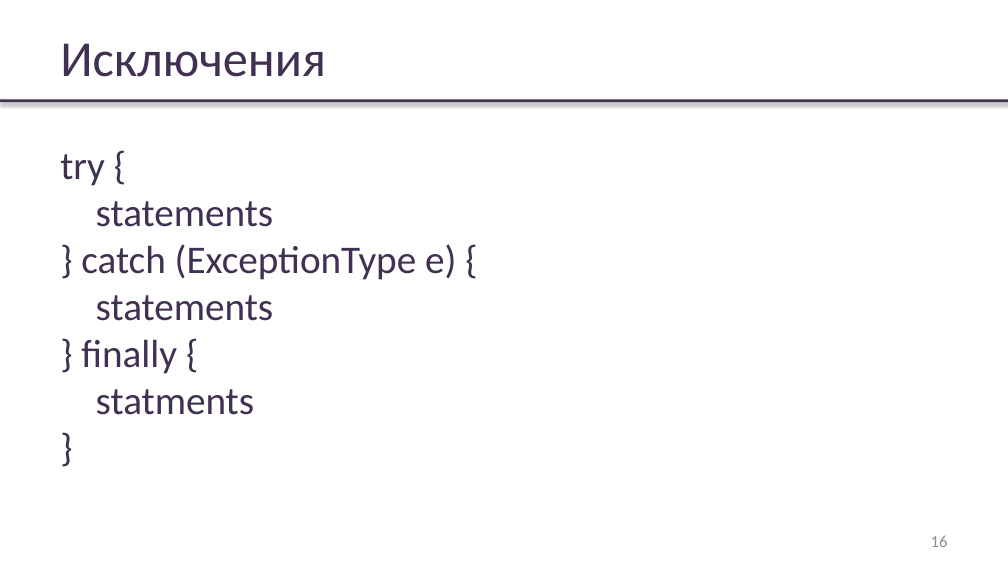
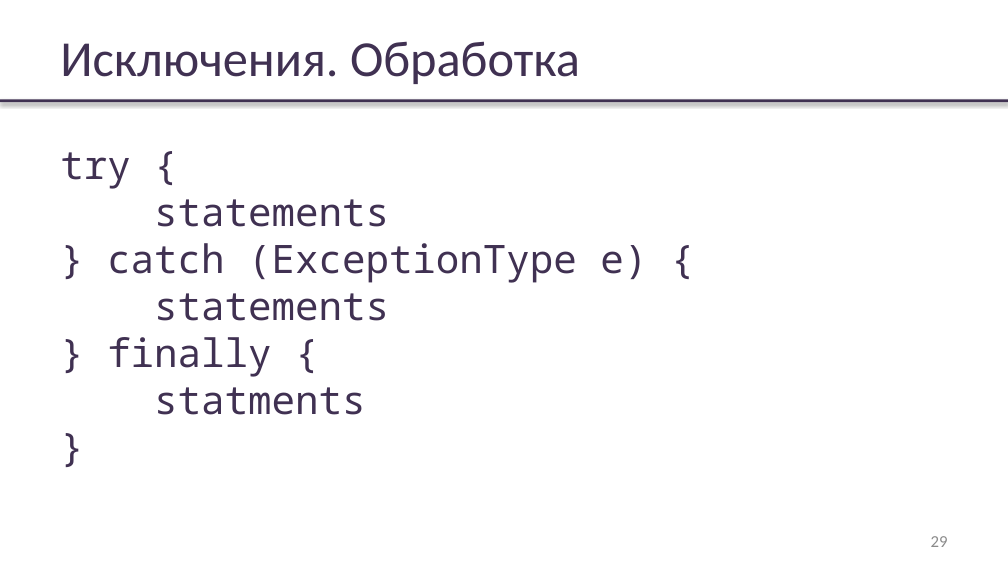
Before and after one commit to rybalkinsd/atom, a slide deck: slide 29 of lecture2/presentation/lecture02.pptx (slide 16 before the commit). Drawn at 1008x567 pixels with LibreOffice and Linux fonts; fonts in the diff are those of the drawing; background and template pictures are left out. Boxes give left, top, right and bottom in pixels: in the first picture for what was removed or moved away, otherwise in the second. Text is boxed around its words. In the diff, an @@ line names an element or a change of style, - is before the commit and + after.

```diff
--- a/lecture2/presentation/lecture02.pptx
+++ b/lecture2/presentation/lecture02.pptx
@@ text at <box>60,41,580,84</box>: text changed @@
-Исключения
+Исключения. Обработка
@@ text "try {" at <box>60,152,647,415</box>: font Calibri to Noto Sans Mono @@
@@ page number at <box>931,536,948,547</box>: text changed @@
-16
+29
```
Also in this commit, not shown: 9 other slides changed, 24 slides added, 26 slides removed, 3 other files.
